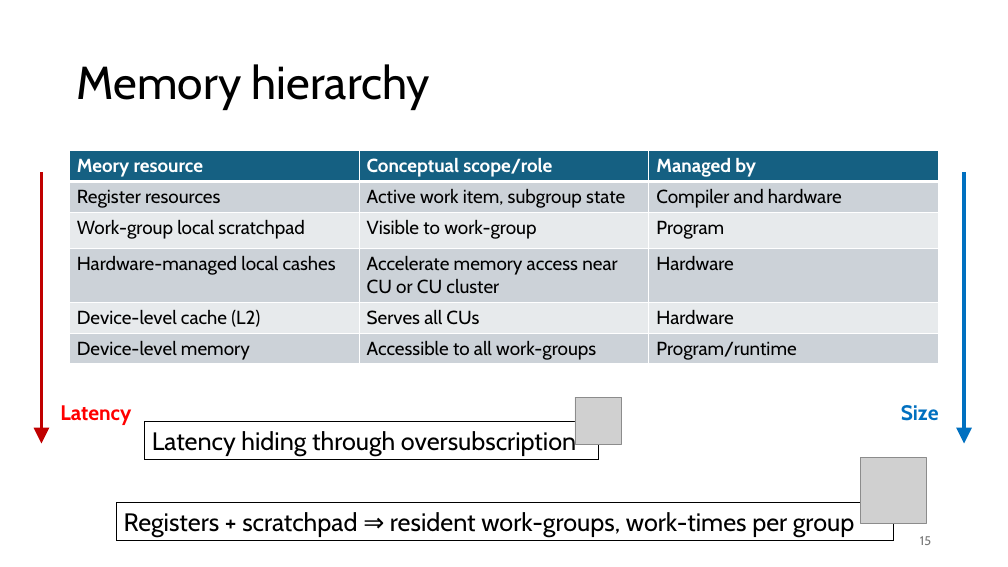
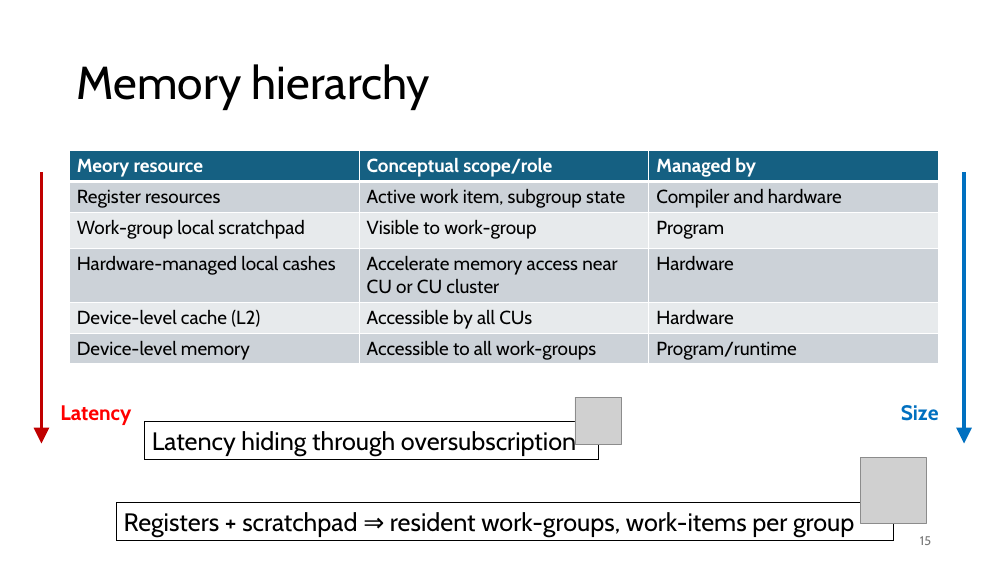
Before and after one commit to gjbex/GPU-programming, a slide deck: slide 15 of gpu_programming.pptx. Drawn at 1008x567 pixels with LibreOffice and Linux fonts; fonts in the diff are those of the drawing; grey boxes stand for pictures. Boxes give left, top, right and bottom in pixels: in the first picture for what was removed or moved away, otherwise in the second. Text is boxed around its words. In the diff, an @@ line names an element or a change of style, - is before the commit and + after.

```diff
--- a/gpu_programming.pptx
+++ b/gpu_programming.pptx
@@ table at <box>70,151,938,364</box> @@
-row 5, column 2: Serves all CUs
+row 5, column 2: Accessible by all CUs
@@ text in rectangle at <box>124,512,854,537</box>: text changed @@
-Registers + scratchpad ⇒ resident work-groups, work-times per group
+Registers + scratchpad ⇒ resident work-groups, work-items per group
```
Also in this commit, not shown: 10 other slides changed, 5 slides added, 6 slides removed.
